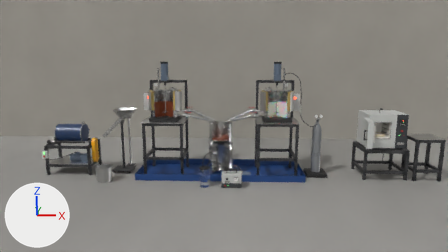
An edit to the Blender file usine-bauxite-alumine-realiste.blend, drawn before and after from the same camera.
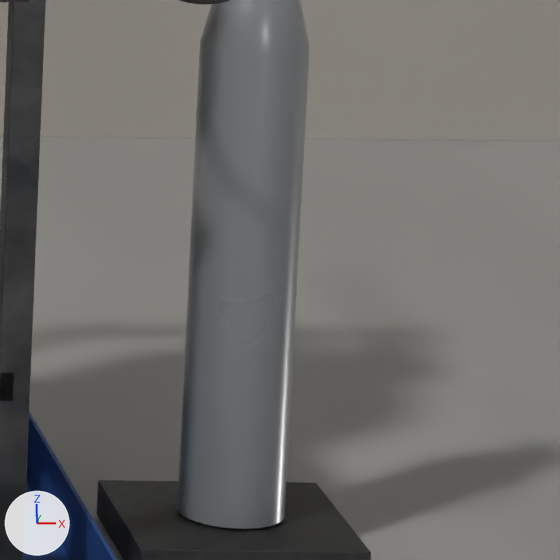
The first picture shows the older version from the file's camera 'Camera_Photo'. The close-ups show the older and then the newer version on the part from 66% to 77% of the width and 50% to 70% of the height of that picture. Only the edits that show in the close-ups are written down. Every picture has the same lights, and +X, +Y and +Z are marked at lower left.

The first close-up shows 'Bac_retention_bord.003', 'Bac_retention_fond', 'Mur_atelier', 'R2_Precipitation_balance', 'R2_Precipitation_bouteille_CO2_10kg', 'R2_Precipitation_chassis_pied.002', 'Sol' and 2 more.
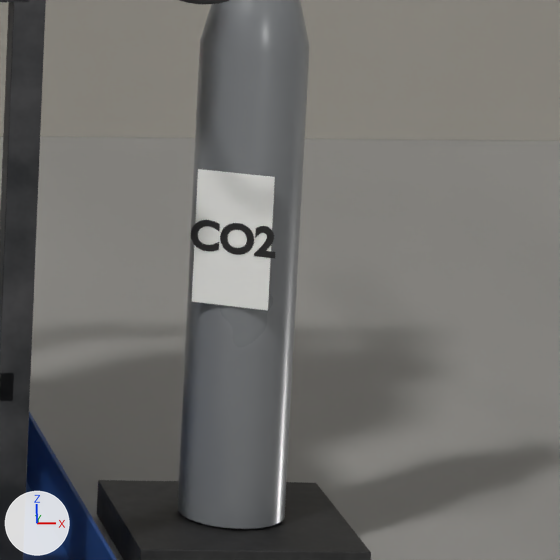
The change, as a diff of the scene's bpy script:
```diff
--- a/usine-bauxite-alumine-realiste.blend.py
+++ b/usine-bauxite-alumine-realiste.blend.py
@@ mat_texte_etiquette @@
+mat_texte_etiquette = principled_material('Texte etiquette')
+mat_texte_etiquette.base_color = (0.015, 0.015, 0.015)  # black #212121
@@ mat_etiquette @@
+mat_etiquette = principled_material('Etiquette')
+mat_etiquette.base_color = (0.86, 0.86, 0.83)  # white #efefeb
+mat_etiquette.roughness = 0.6
@@ me_r2_precipitation_bouteille_co2_etiquette @@
+me_r2_precipitation_bouteille_co2_etiquette.from_pydata(...)  # a box spanning x -0.05..0.05, y -0.001..0.001, z -0.09..0.09
+me_r2_precipitation_bouteille_co2_etiquette.polygons.foreach_set('use_smooth', [True] * 6)
+me_r2_precipitation_bouteille_co2_etiquette.materials.append(mat_etiquette)  # white #efefeb
@@ txt_r2_precipitation_bouteille_co2_etiquette_texte @@
+txt_r2_precipitation_bouteille_co2_etiquette_texte = bpy.data.curves.new('R2_Precipitation_bouteille_CO2_etiquette_texte', 'FONT')
+txt_r2_precipitation_bouteille_co2_etiquette_texte.body = 'CO2'
+txt_r2_precipitation_bouteille_co2_etiquette_texte.materials.append(mat_texte_etiquette)  # black #212121
+txt_r2_precipitation_bouteille_co2_etiquette_texte.offset = 0.00192
+txt_r2_precipitation_bouteille_co2_etiquette_texte.align_x = 'CENTER'
+txt_r2_precipitation_bouteille_co2_etiquette_texte.align_y = 'CENTER'
+txt_r2_precipitation_bouteille_co2_etiquette_texte.size = 0.055
@@ ob_r2_precipitation_bouteille_co2_etiquette_texte @@
+ob_r2_precipitation_bouteille_co2_etiquette_texte = bpy.data.objects.new('R2_Precipitation_bouteille_CO2_etiquette_texte', txt_r2_precipitation_bouteille_co2_etiquette_texte)
+ob_r2_precipitation_bouteille_co2_etiquette_texte.location = (1.439, -0.117, 0.45)
+ob_r2_precipitation_bouteille_co2_etiquette_texte.rotation_euler = (1.571, 0.0, -0.436)  # degrees (90, 0, -25)
@@ ob_r2_precipitation_bouteille_co2_etiquette @@
+ob_r2_precipitation_bouteille_co2_etiquette = bpy.data.objects.new('R2_Precipitation_bouteille_CO2_etiquette', me_r2_precipitation_bouteille_co2_etiquette)
+ob_r2_precipitation_bouteille_co2_etiquette.location = (1.44, -0.115, 0.45)
+ob_r2_precipitation_bouteille_co2_etiquette.rotation_euler = (0.0, 0.0, -0.436)  # degrees (0, 0, -25)
+_m = ob_r2_precipitation_bouteille_co2_etiquette.modifiers.new('Chanfrein', 'BEVEL')
+_m.width = 0.0015
+_m.width_pct = 0.0015
+_m.segments = 2
+_m.harden_normals = True
```

Pixel boxes [x1, y1, x2, y2] of what changed, in the close-ups (560 x 560 px):
'R2_Precipitation_bouteille_CO2_etiquette', added
    after: [192, 169, 275, 311]
'R2_Precipitation_bouteille_CO2_etiquette_texte', added (black)
    after: [191, 220, 275, 258]
